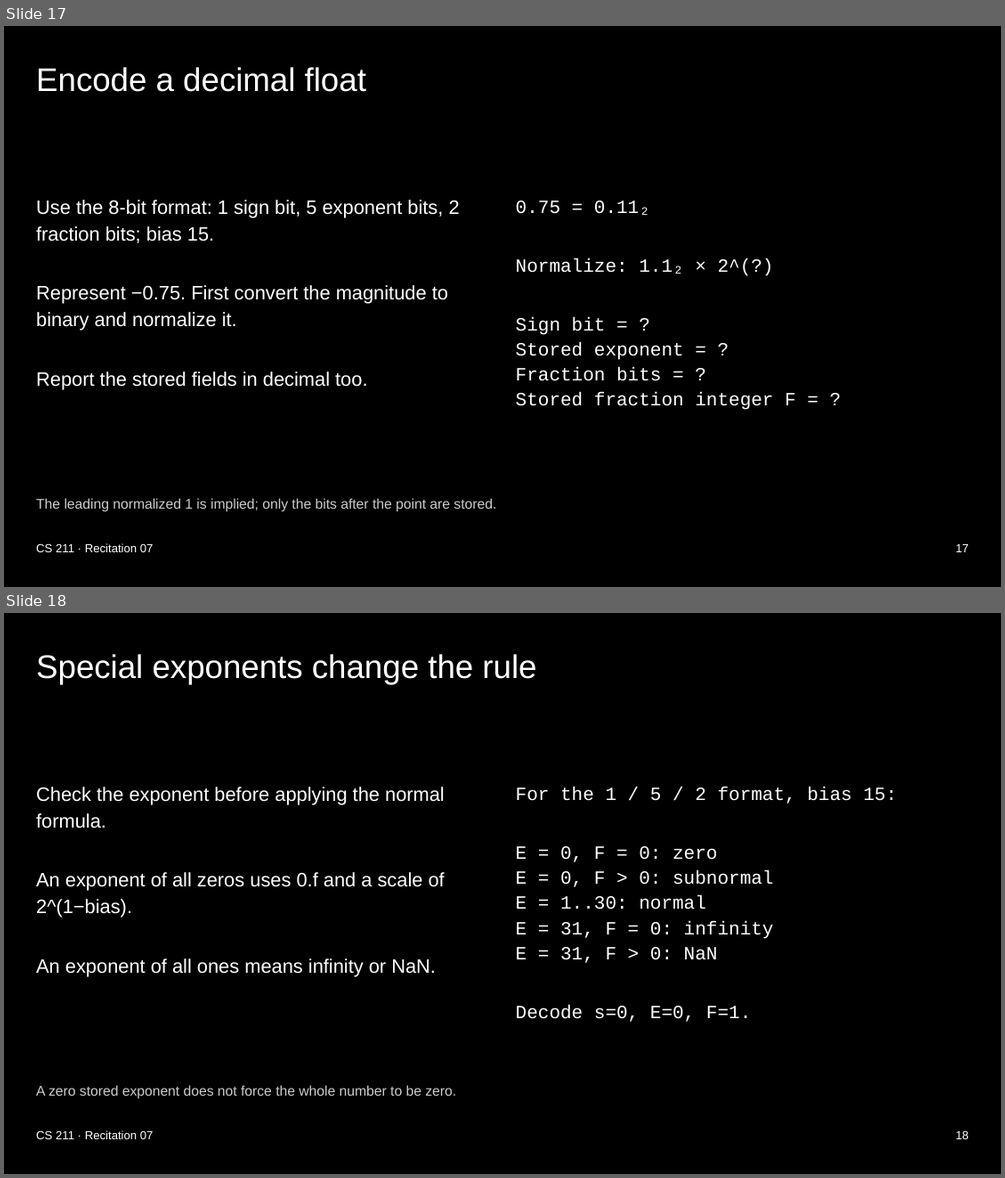
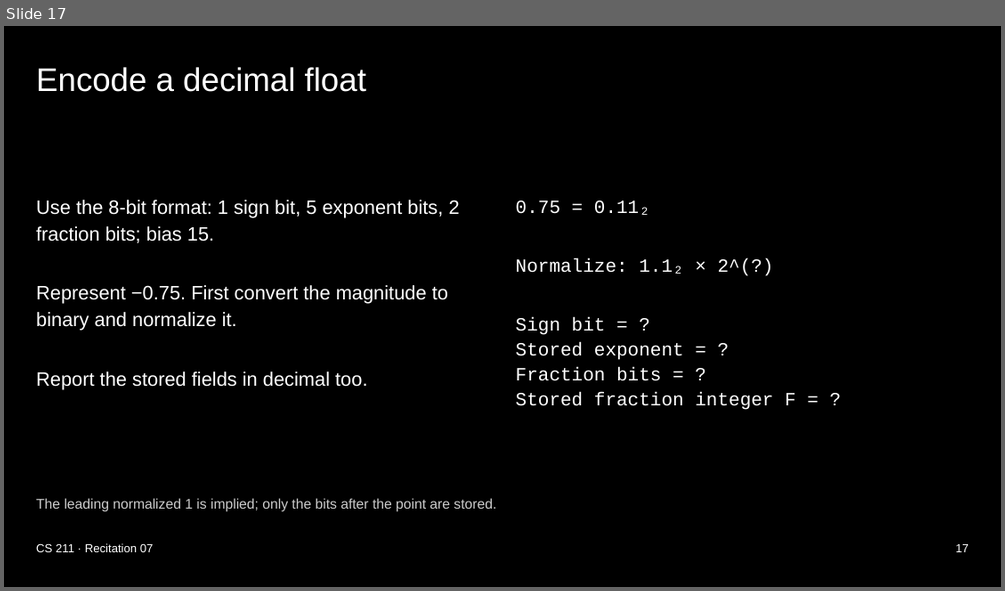
Before and after one commit to xsebby/portfolio, a slide deck: public/presentations/CS211_Recitation_7.pptx. Shown one above the other, each under a label of ours: slides 17 and 18 before the commit, slide 17 after it. The pictures are 1005x1178 and 1005x591 pixels, drawn with LibreOffice and Linux fonts; fonts in the diff are those of the drawing. Boxes give left, top, right and bottom in pixels: in the first picture for what was removed or moved away, otherwise in the second. Text is boxed around its words. In the diff, an @@ line names an element or a change of style, - is before the commit and + after.

Commit message:
Remove zero and subnormal review slide

```diff
--- a/public/presentations/CS211_Recitation_7.pptx
+++ b/public/presentations/CS211_Recitation_7.pptx
@@ slide 18 removed at bbox=[4, 613, 1001, 1174], background #000000 @@
@@ title removed at bbox=[36, 654, 536, 684] @@
-Special exponents change the rule
@@ text removed at bbox=[36, 787, 445, 977] @@
-Check the exponent before applying the normal formula.
-An exponent of all zeros uses 0.f and a scale of 2^(1−bias).
-An exponent of all ones means infinity or NaN.
@@ text removed at bbox=[516, 787, 897, 1022] @@
-For the 1 / 5 / 2 format, bias 15:
-E = 0, F = 0: zero
-E = 0, F > 0: subnormal
-E = 1..30: normal
-E = 31, F = 0: infinity
-E = 31, F > 0: NaN
-Decode s=0, E=0, F=1.
@@ text removed at bbox=[36, 1085, 456, 1098] @@
-A zero stored exponent does not force the whole number to be zero.
@@ text removed at bbox=[36, 1130, 154, 1139] @@
-CS 211 · Recitation 07
@@ text removed at bbox=[955, 1130, 969, 1139] @@
-18
```
Also in this commit, not shown: 13 slides changed, 1 other file.
